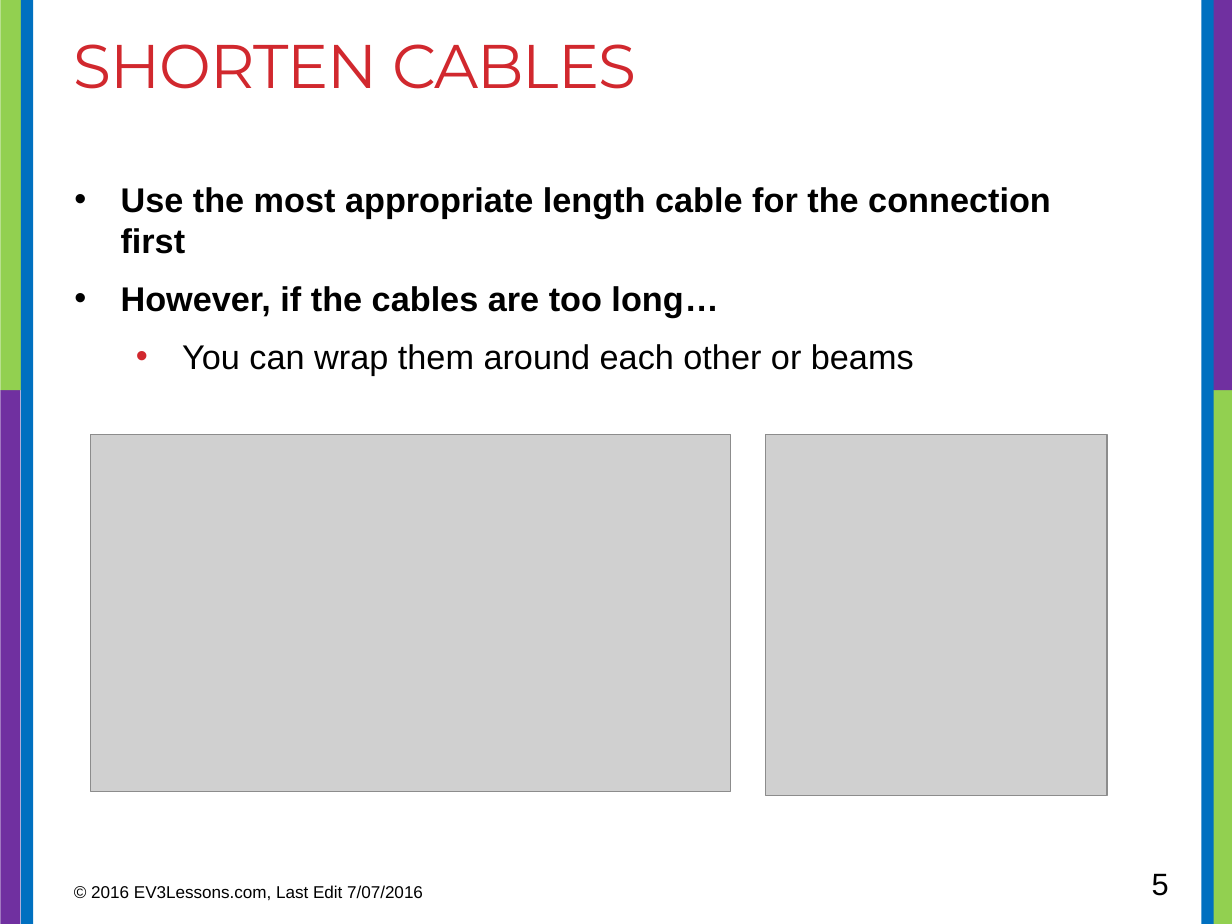
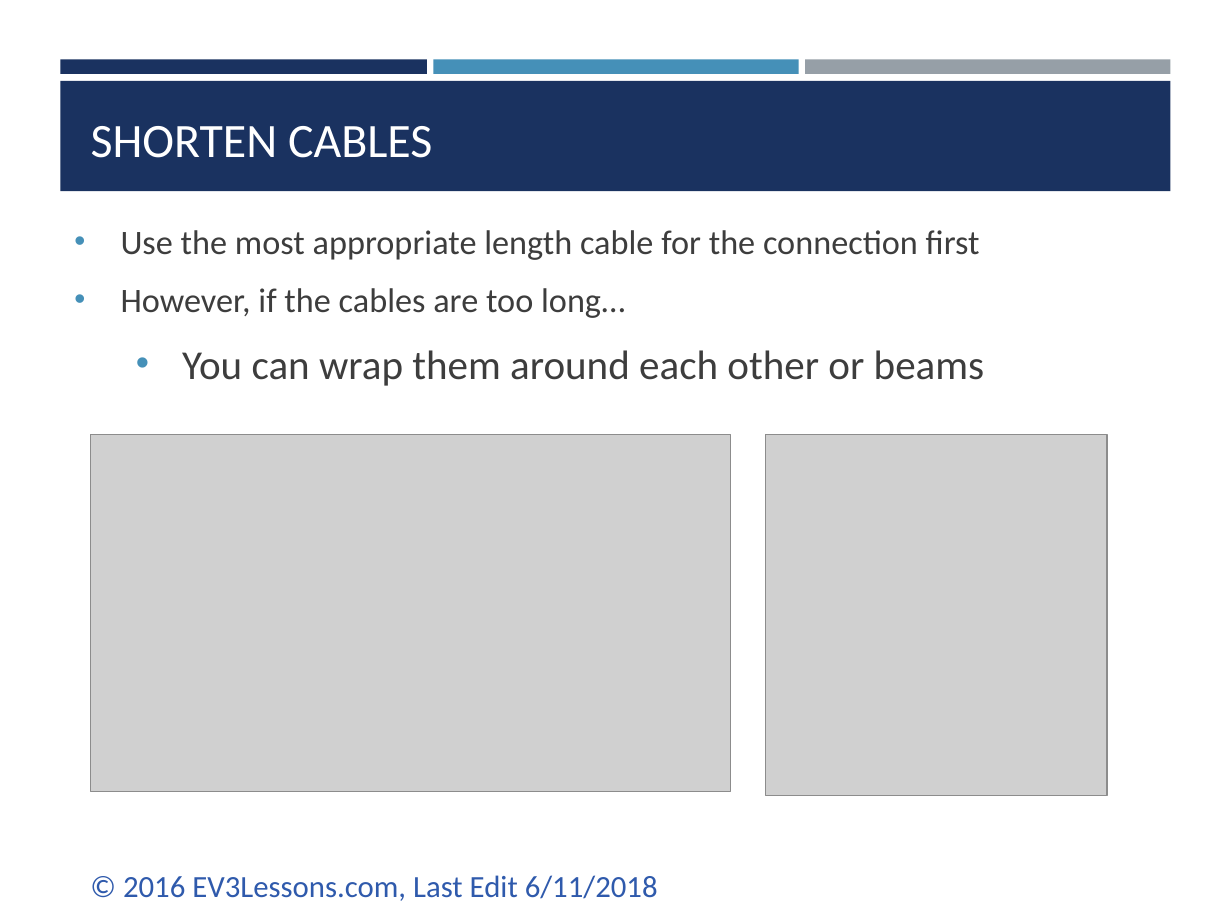
Before and after one commit to ev3lessons/FLL-Tutorials, a slide deck: slide 5 of translations/en-us/RobotGame/CableManagement.pptx. Drawn at 1232x924 pixels with LibreOffice and Linux fonts; fonts in the diff are those of the drawing; grey boxes stand for pictures. Boxes give left, top, right and bottom in pixels: in the first picture for what was removed or moved away, otherwise in the second. Text is boxed around its words. In the diff, an @@ line names an element or a change of style, - is before the commit and + after.

```diff
--- a/translations/en-us/RobotGame/CableManagement.pptx
+++ b/translations/en-us/RobotGame/CableManagement.pptx
@@ rectangle removed at [0,0,25,391] @@
@@ rectangle removed at [21,0,33,924] @@
@@ rectangle removed at [1201,0,1214,924] @@
@@ rectangle removed at [1207,0,1232,391] @@
@@ rectangle added at [60,59,426,74], fill #1A3260 @@
@@ rectangle added at [434,59,798,74], fill #4590B8 @@
@@ rectangle added at [806,59,1170,74], fill #969FA7 @@
@@ rectangle added at [60,81,1170,191], fill #1A3260 @@
@@ title "SHORTEN CABLES": place and size @@
-title "SHORTEN CABLES" at [74,44,636,89]
+title "SHORTEN CABLES" at [91,126,432,158]
@@ title "SHORTEN CABLES" at [91,126,432,158]: size 36 to 28 pt, font Montserrat to Calibri, text colour #D1282E to #FFFFFF, letter spacing -0.6 to 0 pt; vertical alignment top to bottom @@
@@ text "Use the most appropriate length ...": place and size @@
-text "Use the most appropriate length ..." at [121,187,1051,376]
+text "Use the most appropriate length ..." at [121,230,985,386]
@@ text "Use the most appropriate length ..." at [121,230,985,386]: font Arial to Calibri, text colour #000000 to #3D3D3D; bold off in "Use the most appropriate length cable for ...", "However, if the cables are too long…"; size 20 to 24 pt in "You can wrap them around each other ..."; more space between paragraphs; bullet colour #D1282E to #4590B8 @@
@@ rectangle removed at [0,391,20,924] @@
@@ rectangle removed at [1212,391,1232,924] @@
@@ text at [123,875,658,901]: text changed; size 10 to 18 pt; font Arial to Calibri; text colour #000000 to #2F5AAC @@
-© 2016 EV3Lessons.com, Last Edit 7/07/2016
+© 2016 EV3Lessons.com, Last Edit 6/11/2018
@@ page number removed at [1152,873,1169,896] @@
-5
```
Also in this commit, not shown: 8 other slides changed, 24 other files.
